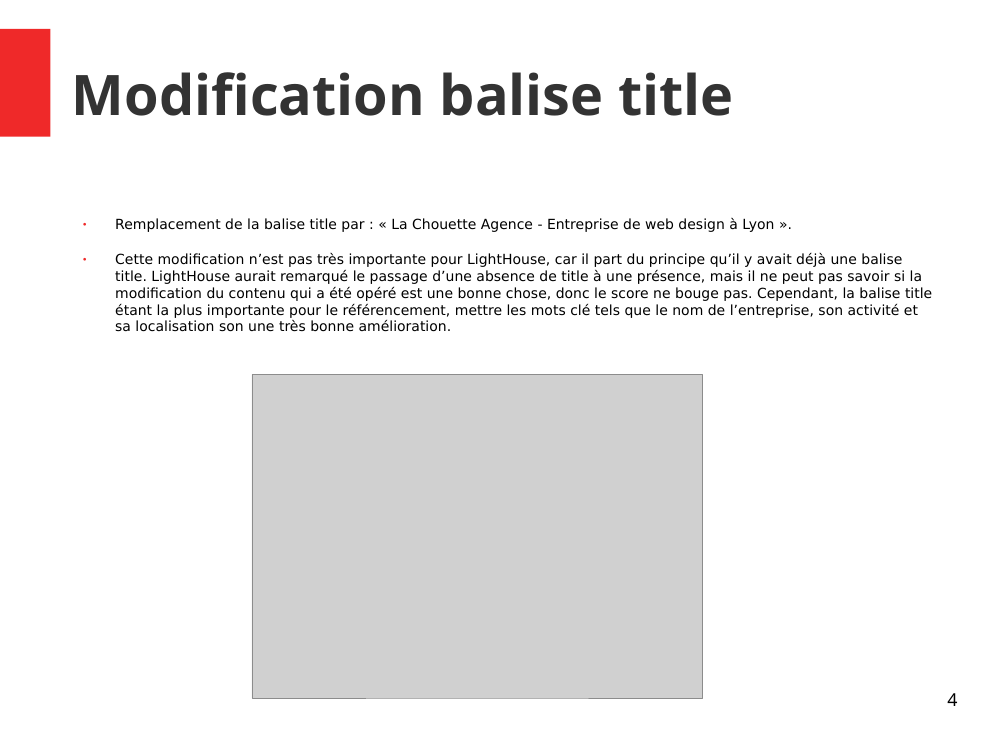
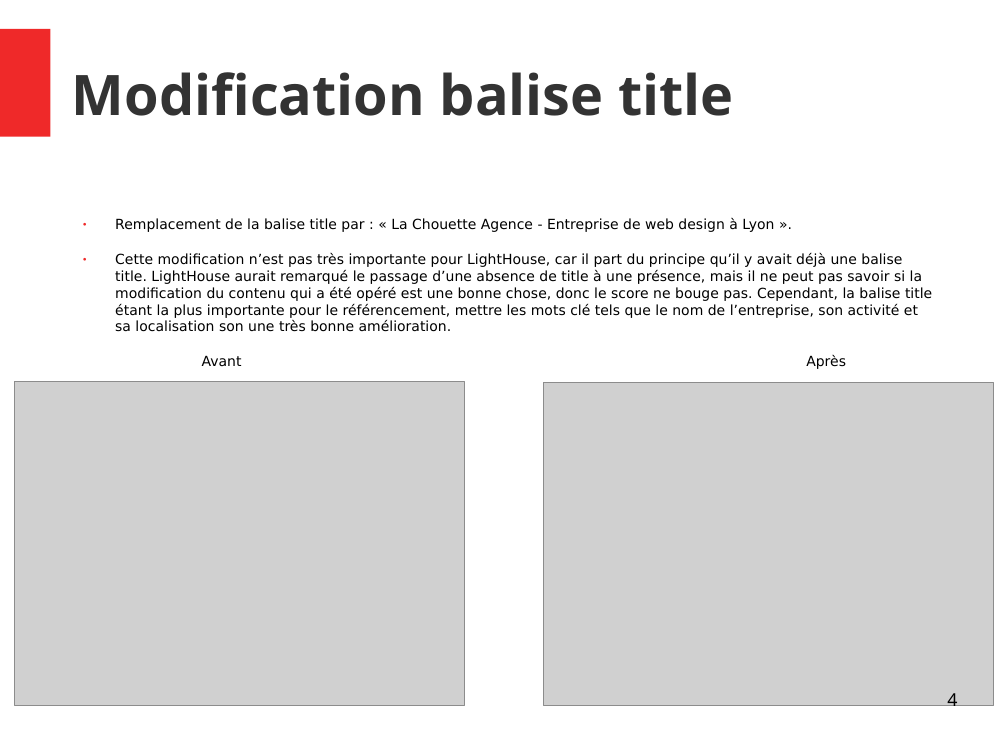
Before and after one commit to Vincent055681/VincentDiRaimondo_4_10052021, a slide deck: slide 4 of audit/Rapport.odp. Drawn at 1008x756 pixels with LibreOffice and Linux fonts; fonts in the diff are those of the drawing; grey boxes stand for pictures. Boxes give left, top, right and bottom in pixels: in the first picture for what was removed or moved away, otherwise in the second. Text is boxed around its words. In the diff, an @@ line names an element or a change of style, - is before the commit and + after.

Commit message:
Modification du format des images -> .webp

```diff
--- a/audit/Rapport.odp
+++ b/audit/Rapport.odp
@@ text at (202,355,846,369): paragraph added @@
+    Avant Après
@@ picture added at (15,381,465,705) @@
@@ picture: place and size @@
-picture at (252,374,702,698)
+picture at (543,382,993,706)
```
Also in this commit, not shown: 1 other slide changed, 1 slide added, 1 slide removed, 13 other files.
